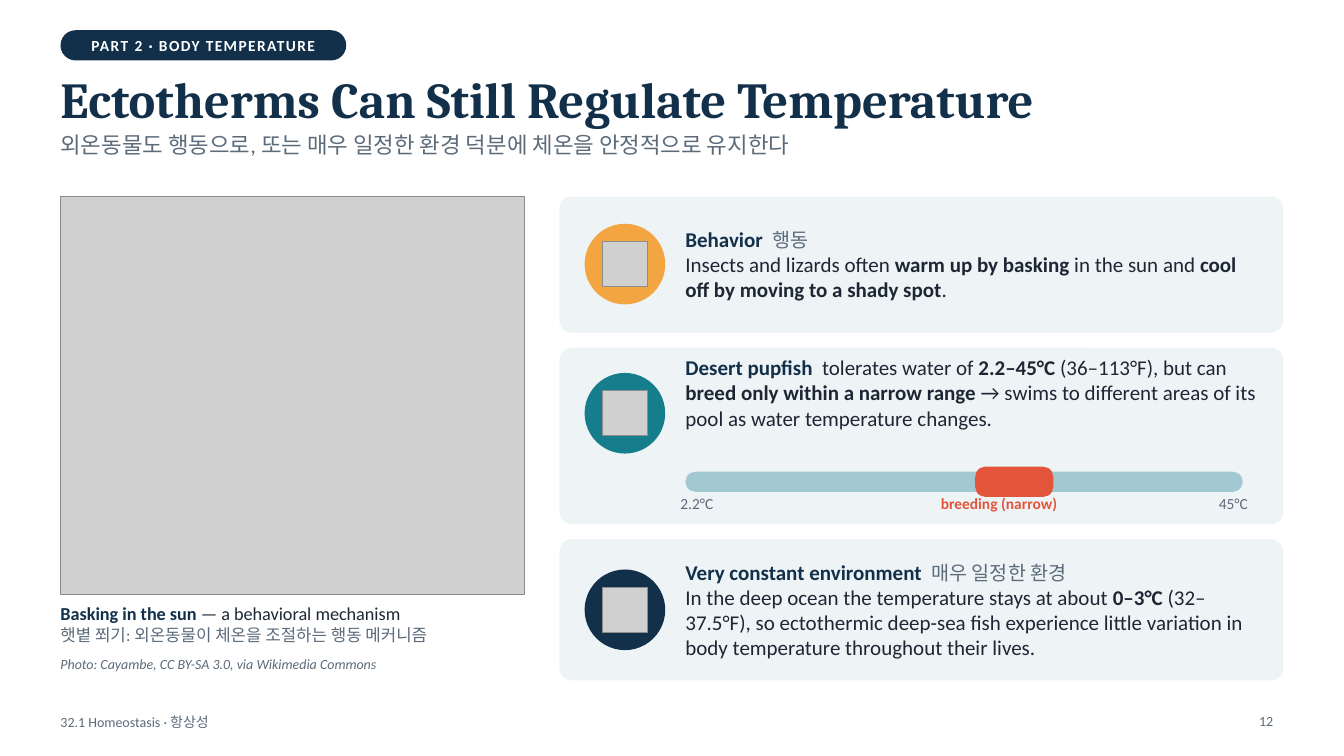
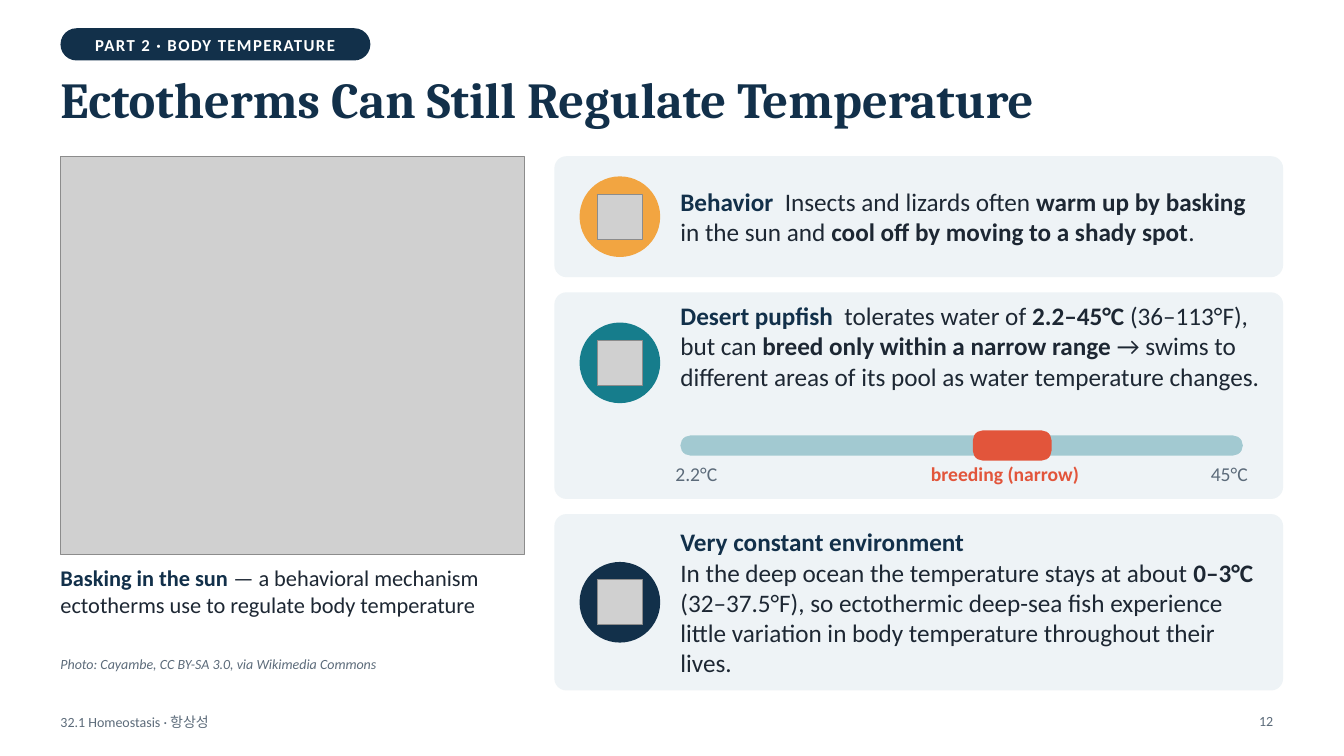
Before and after one commit to coula0908/biology, a slide deck: slide 12 of 32.1_homeostasis/32.1_Homeostasis.pptx. Drawn at 1344x756 pixels with LibreOffice and Linux fonts; fonts in the diff are those of the drawing; grey boxes stand for pictures. Boxes give left, top, right and bottom in pixels: in the first picture for what was removed or moved away, otherwise in the second. Text is boxed around its words. In the diff, an @@ line names an element or a change of style, - is before the commit and + after.

```diff
--- a/32.1_homeostasis/32.1_Homeostasis.pptx
+++ b/32.1_homeostasis/32.1_Homeostasis.pptx
@@ rounded rectangle "PART 2 · BODY TEMPERATURE": place and size @@
-rounded rectangle "PART 2 · BODY TEMPERATURE" at [60, 30, 346, 60]
+rounded rectangle "PART 2 · BODY TEMPERATURE" at [60, 28, 370, 60]
@@ rounded rectangle "PART 2 · BODY TEMPERATURE" at [60, 28, 370, 60]: size 11 to 12 pt @@
@@ text removed at [60, 134, 789, 156] @@
-외온동물도 행동으로, 또는 매우 일정한 환경 덕분에 체온을 안정적으로 유지한다
@@ picture: place and size @@
-picture at [60, 197, 524, 595]
+picture at [60, 156, 524, 555]
@@ proportions changed in 3 elements at [555, 514, 1284, 691], [555, 292, 1284, 499], [555, 156, 1284, 277] @@
@@ rounded rectangle: place and size @@
-rounded rectangle at [560, 197, 1284, 333]
+rounded rectangle at [555, 156, 1284, 277]
@@ picture: place and size @@
-picture at [603, 242, 648, 287]
+picture at [598, 195, 643, 240]
@@ text at [680, 193, 1246, 246]: text changed; size 15 to 18 pt @@
-Behavior 행동
-Insects and lizards often warm up by basking in the sun and cool off by moving to a shady spot.
+Behavior Insects and lizards often warm up by basking in the sun and cool off by moving to a shady spot.
@@ rounded rectangle: place and size @@
-rounded rectangle at [560, 348, 1284, 524]
+rounded rectangle at [555, 292, 1284, 499]
@@ 2 ellipses, 1 picture: place and size @@
-2 ellipses, 1 picture at [585, 224, 665, 454]
+2 ellipses, 1 picture at [580, 176, 660, 403]
@@ text "Desert pupfish tolerates water of ...": place and size @@
-text "Desert pupfish tolerates water of ..." at [685, 360, 1255, 430]
+text "Desert pupfish tolerates water of ..." at [680, 306, 1260, 391]
@@ text "Desert pupfish tolerates water of ..." at [680, 306, 1260, 391]: size 15 to 18 pt @@
@@ rounded rectangle: place and size @@
-rounded rectangle at [686, 472, 1243, 492]
+rounded rectangle at [681, 436, 1243, 456]
@@ rounded rectangle: place and size @@
-rounded rectangle at [976, 467, 1054, 497]
+rounded rectangle at [973, 431, 1052, 461]
@@ text "2.2°C": place and size @@
-text "2.2°C" at [680, 498, 713, 509]
+text "2.2°C" at [675, 467, 717, 481]
@@ text "breeding (narrow)": place and size @@
-text "breeding (narrow)" at [941, 496, 1057, 512]
+text "breeding (narrow)" at [931, 466, 1079, 485]
@@ size 11 to 14 pt in 3 elements at [675, 467, 717, 481], [931, 466, 1079, 485], [1211, 467, 1248, 481] @@
@@ text "45°C": place and size @@
-text "45°C" at [1219, 498, 1248, 509]
+text "45°C" at [1211, 467, 1248, 481]
@@ rounded rectangle: place and size @@
-rounded rectangle at [560, 539, 1284, 681]
+rounded rectangle at [555, 514, 1284, 691]
@@ text at [680, 533, 964, 555]: text changed; size 15 to 18 pt @@
-Very constant environment 매우 일정한 환경
+Very constant environment
@@ text "Very constant environment": place and size @@
-text "Very constant environment" at [685, 564, 1243, 659]
+text "Very constant environment" at [680, 533, 1253, 672]
@@ ellipse: place and size @@
-ellipse at [585, 570, 665, 650]
+ellipse at [580, 563, 660, 643]
@@ text at [680, 564, 1253, 672]: size 15 to 18 pt in "In the deep ocean the temperature stays ..." @@
@@ text at [60, 570, 478, 617]: text changed; size 13 to 16 pt; text colour #5C6B7A to #1D2733 @@
-Basking in the sun — a behavioral mechanism
-햇볕 쬐기: 외온동물이 체온을 조절하는 행동 메커니즘
+Basking in the sun — a behavioral mechanism ectotherms use to regulate body temperature
@@ picture: place and size @@
-picture at [603, 588, 648, 633]
+picture at [598, 580, 643, 625]
```
Also in this commit, not shown: 24 other slides changed, 6 other files.
